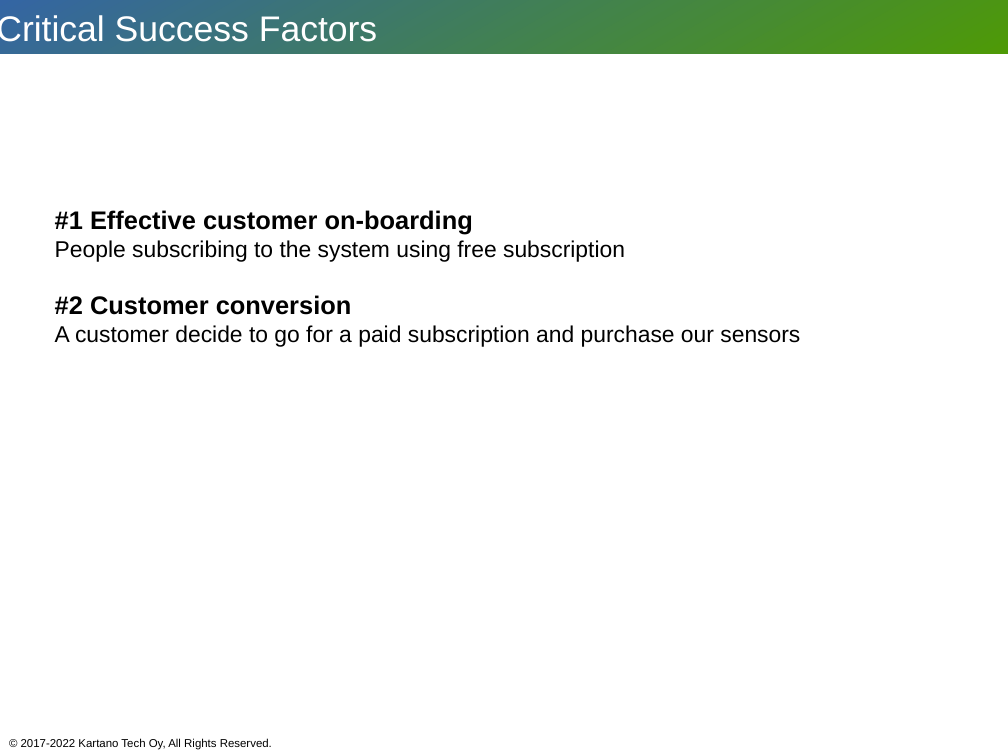
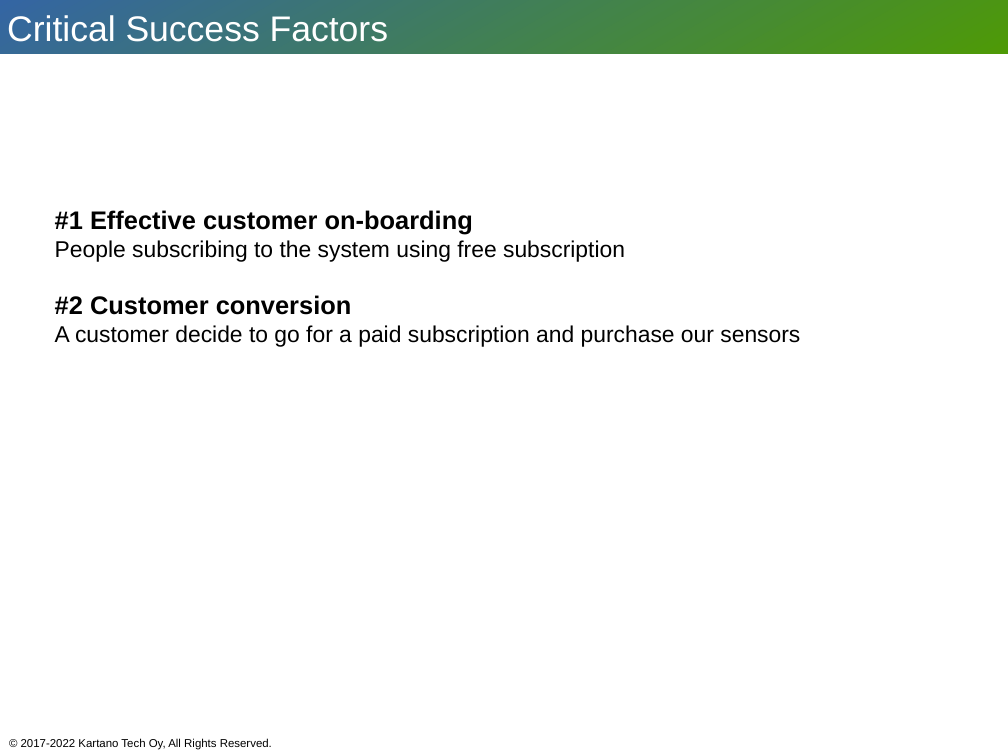
Before and after one commit to githubedu/ERP-samk, a slide deck: slide 4 of kartano/presentations/01presentation.odp. Drawn at 1008x756 pixels with LibreOffice and Linux fonts; fonts in the diff are those of the drawing. Boxes give left, top, right and bottom in pixels: in the first picture for what was removed or moved away, otherwise in the second. Text is boxed around its words. In the diff, an @@ line names an element or a change of style, - is before the commit and + after.

```diff
--- a/kartano/presentations/01presentation.odp
+++ b/kartano/presentations/01presentation.odp
@@ text "Critical Success Factors" rewrapped from [0,15,377,42] to [7,15,388,42] @@
```
Also in this commit, not shown: 2 other slides changed, 2 other files.
